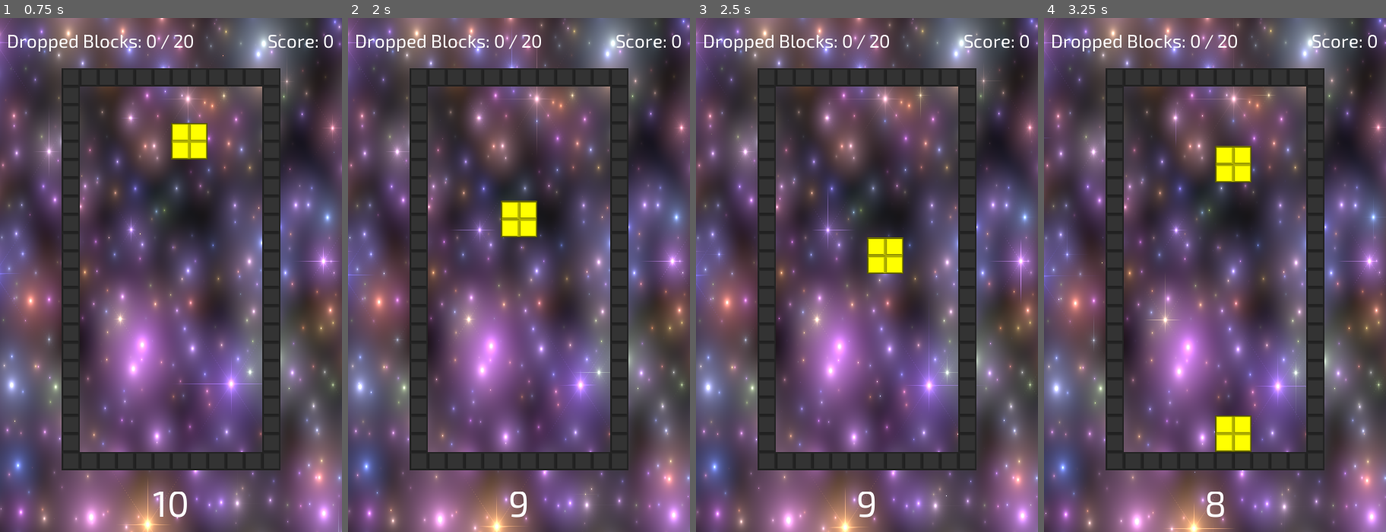
Above: before the commit, frames 1-4 (left to right).
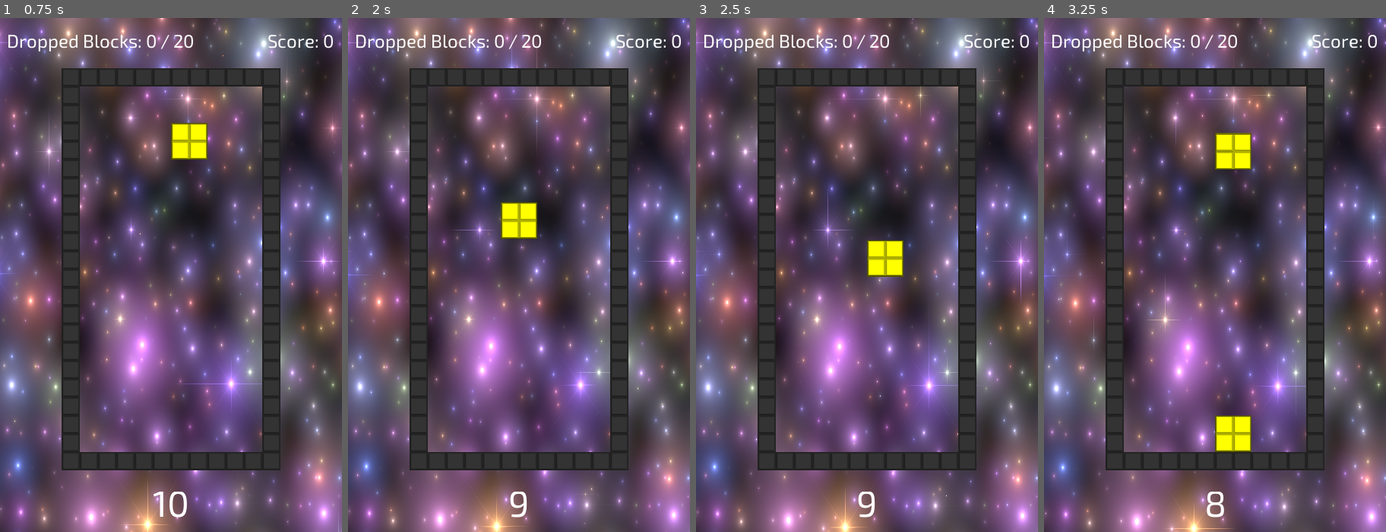
Above: after the commit, the same moments.

Repository: danielcannell/rotatris
Game: Godot game, scene res://Main.tscn
The game is run twice, just before and just after one commit, with the same random seed, the same clock (stepped at 60 frames per second) and the same inputs.
Inputs:
- Up to frame 1 (0.75 s): hold Right (move_right) from 0.53 s (still down); tap Space (drop) at 0.6 s
- Up to frame 2 (2 s): release Right (move_right) at 1.28 s; hold Left (move_left) from 1.28 s (still down); tap Down (rotate_ccw) at 1.35 s
- Up to frame 3 (2.5 s): release Left (move_left) at 2.03 s; hold Right (move_right) from 2.03 s (still down); tap Up (rotate_cw) at 2.1 s
- Up to frame 4 (3.25 s): keep holding Right (move_right); tap Space (drop) at 2.85 s

Frame 1 is identical in both runs. In frame 2, 0.2% of the frame differs, in the area x 44-56%, y 35-43%; in frame 3, 0.3%; in frame 4, 0.7%, in the area x 50-61%, y 22-32%.

Commit message:
Slow down the speed-up

Diff:
--- a/Globals.gd
+++ b/Globals.gd
@@ -34,7 +34,7 @@
 
 
 var TIME_TO_MOVE_1_SQUARE := 0.25
-const SPEED_UP_RATE = 0.999
+const SPEED_UP_RATE = log(2) / 030
 const INITIAL_TIME_TO_MOVE_1_SQUARE := 0.25
 const ROTATE_INTERVAL := 10.0
 const GRID_HALF_WIDTH := 5
--- a/Playfield.gd
+++ b/Playfield.gd
@@ -97,8 +97,8 @@
     var grid := {}
 
     # Move all blocks downwards
+    Globals.TIME_TO_MOVE_1_SQUARE *= exp(-delta * Globals.SPEED_UP_RATE)
     if self.time > Globals.TIME_TO_MOVE_1_SQUARE:
-        Globals.TIME_TO_MOVE_1_SQUARE *= Globals.SPEED_UP_RATE
         self.time = fmod(self.time, Globals.TIME_TO_MOVE_1_SQUARE)
         var any_moves := update_block_positions(grid)
         var any_clears := clear_full_lines(grid)
